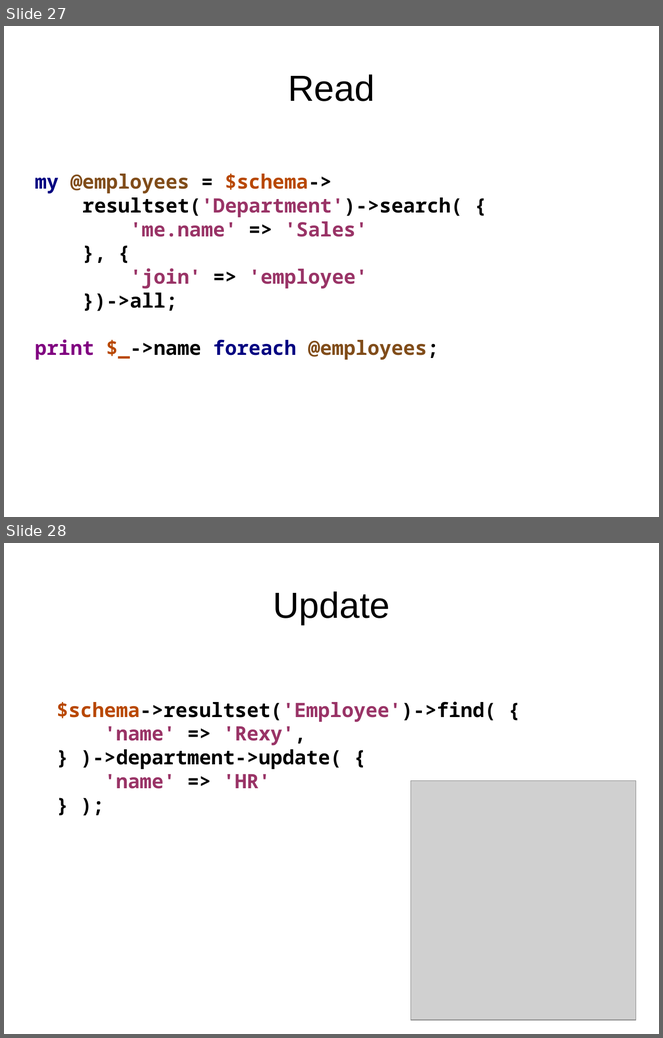
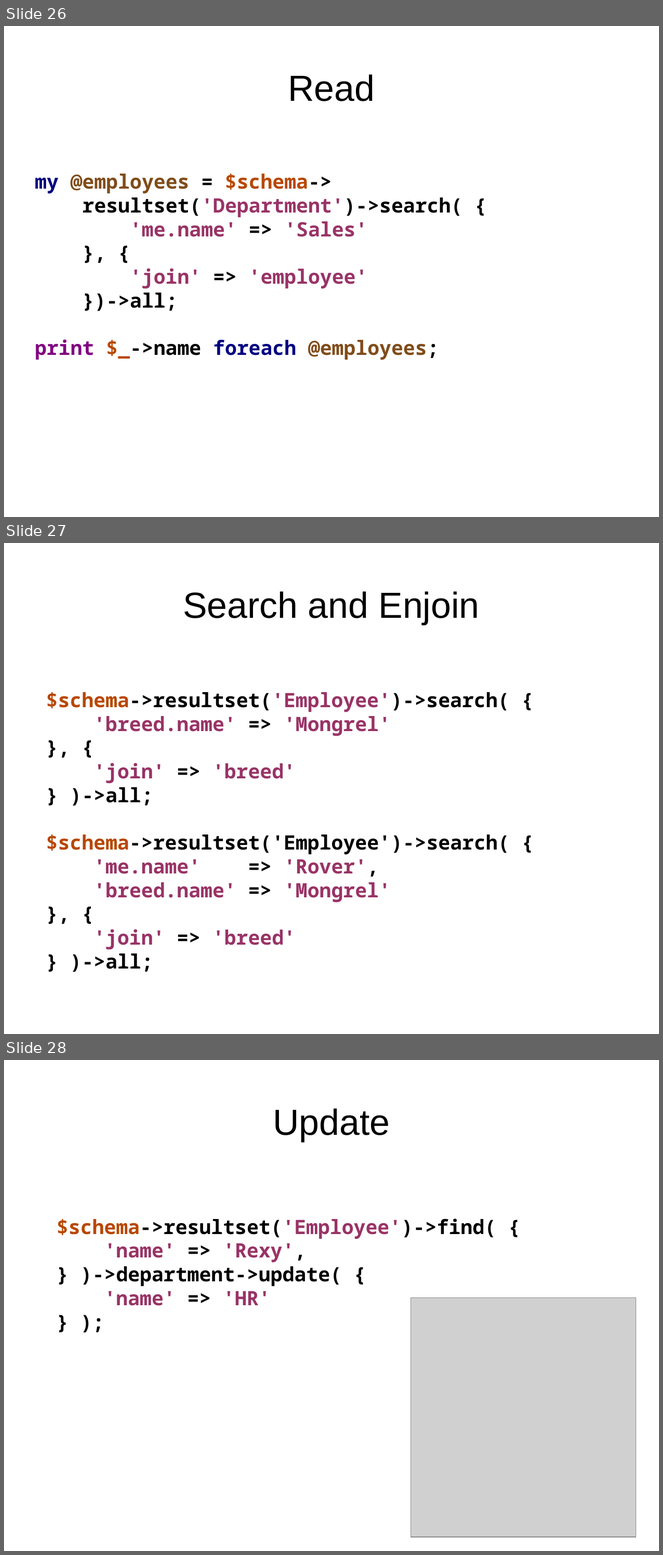
Before and after one commit to erezschatz/Presentation, a slide deck: dbix-class.odp. Shown one above the other, each under a label of ours: slides 27 and 28 before the commit, slides 26, 27 and 28 after it. The pictures are 663x1038 and 663x1555 pixels, drawn with LibreOffice and Linux fonts; fonts in the diff are those of the drawing; grey boxes stand for pictures. Boxes give left, top, right and bottom in pixels: in the first picture for what was removed or moved away, otherwise in the second. Text is boxed around its words. In the diff, an @@ line names an element or a change of style, - is before the commit and + after.

```diff
--- a/dbix-class.odp
+++ b/dbix-class.odp
@@ slide 27 added at box(4, 543, 659, 1034), background #FFFFFF @@
@@ title added at box(183, 591, 480, 625), 44 pt, text #000000 @@
+Search and Enjoin
@@ text added at box(46, 692, 510, 973), 24 pt, text #993366, bold @@
+$schema->resultset('Employee')->search( {
+'breed.name' => 'Mongrel'
+}, {
+'join' => 'breed'
+} )->all;
+$schema->resultset('Employee')->search( {
+'me.name' => 'Rover',
+'breed.name' => 'Mongrel'
+}, {
+'join' => 'breed'
+} )->all;
@@ what was slide 27 is now slide 26 @@
```
Also in this commit, not shown: 2 slides changed, 1 slide removed, 1 other file.
